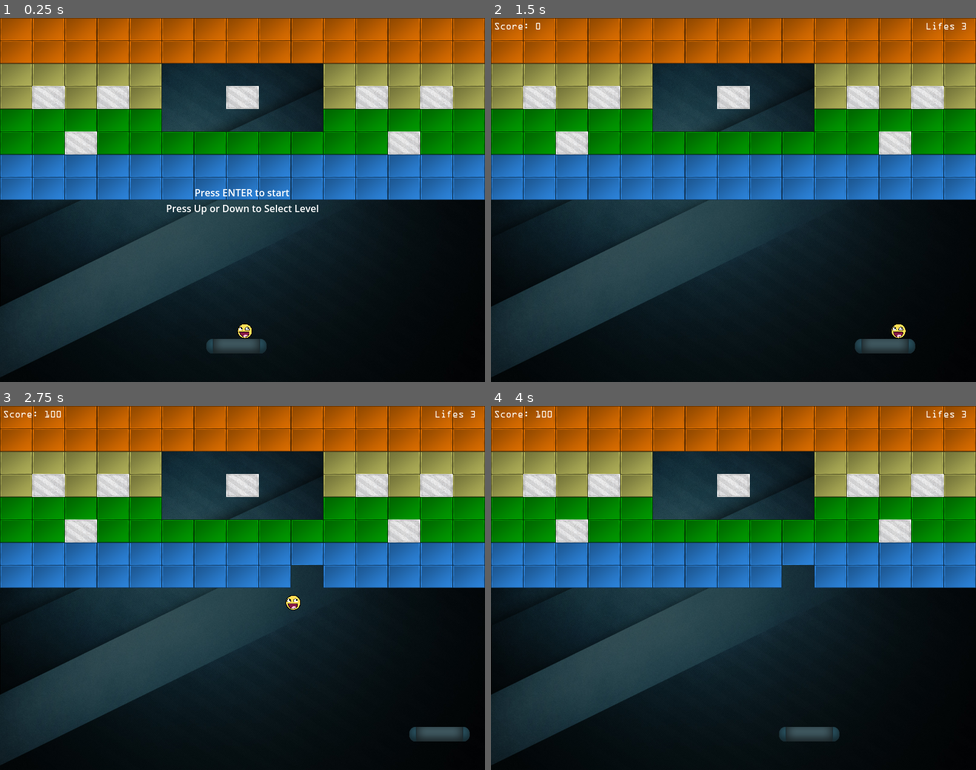
Above: before the commit, frames 1-4 (two rows, left to right).
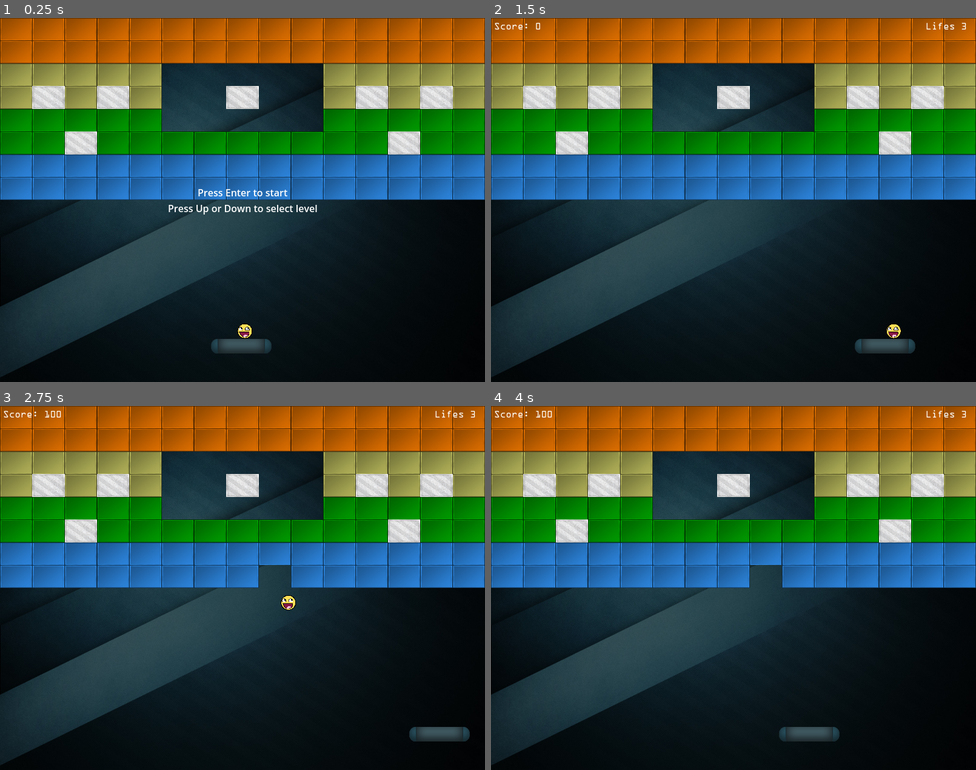
Above: after the commit, the same moments.

Repository: Drahiri/Breakout
Game: Godot game, scene res://main.tscn
Two runs of this game, one before a commit and one after it. Both use one fixed random seed, a clock stepped at 60 frames per second and the inputs below.
Inputs:
- Up to frame 1 (0.25 s): no input
- Up to frame 2 (1.5 s): tap Enter (start_game) at 0.5 s; hold Right (move_right) 0.53-1.28 s; tap Up (next_level) at 0.6 s; hold Left (move_left) from 1.28 s (still down); tap Down (previous_level) at 1.35 s
- Up to frame 3 (2.75 s): release Left (move_left) at 2.03 s; hold Right (move_right) from 2.03 s (still down); tap Space (release_ball) at 2.1 s
- Up to frame 4 (4 s): tap Enter (start_game) at 2.85 s; release Right (move_right) at 3.53 s; hold Left (move_left) from 3.53 s (still down); tap Up (next_level) at 3.6 s

The runs differ from the first frame. In frame 1, 0.7% of the frame differs, in the area x 34-66%, y 47-93%; in frame 2, less than 0.1%; in frame 3, 0.9%, in the area x 53-67%, y 43-57%; in frame 4, 0.8%.

Commit message:
Implement winning situation

Diff:
--- a/ball.gd
+++ b/ball.gd
@@ -53,6 +53,13 @@
 	velocity = velocity.bounce(collision_normal)
 
 
+func reset(reset_position: Vector2):
+	sticky = false
+	speed = initial_speed
+	position = Vector2(reset_position.x, reset_position.y - 25.0)
+	$Sprite2D.self_modulate = Color(1.0, 1.0, 1.0)
+	set_physics_process(false)
+
 #region Effects
 func _on_pasthrough_activated():
 	passthrough = true
@@ -66,6 +73,7 @@
 
 func _on_speed_activated(multiplier: float):
 	speed *= multiplier
+	velocity = velocity.normalized() * speed
 
 
 func _on_sticky_activated():
@@ -74,4 +82,6 @@
 
 func _on_sticky_deactivated():
 	sticky = false
+	stuck = false
+	velocity = _after_stuck_velocity
 #endregion
--- a/ball.tscn
+++ b/ball.tscn
@@ -7,7 +7,6 @@
 radius = 12.5
 
 [node name="Ball" type="CharacterBody2D"]
-position = Vector2(403, 510)
 collision_mask = 131
 script = ExtResource("1_c4jrs")
 metadata/_edit_group_ = true
--- a/gui.gd
+++ b/gui.gd
@@ -15,3 +15,10 @@
 
 func update_score(score: int):
 	$Score.text = "Score: %d" % score
+
+
+func won(score: int):
+	$Lifes.hide()
+	$Score.hide()
+	$Center.text = "YOU WON! SCORED: %d\nPress Up or Down to select level" % score
+	$Center.show()
--- a/gui.tscn
+++ b/gui.tscn
@@ -47,6 +47,6 @@
 offset_bottom = 11.5
 grow_horizontal = 2
 grow_vertical = 2
-text = "Press ENTER to start
-Press Up or Down to Select Level"
+text = "Press Enter to start
+Press Up or Down to select level"
 horizontal_alignment = 1
--- a/level.gd
+++ b/level.gd
@@ -8,6 +8,7 @@
 var _offset: Vector2
 
 signal scored
+signal completed
 
 var power_up_scenes = {
 	"chaos": preload("res://power_ups/power_up_chaos.tscn"),
@@ -89,3 +90,5 @@
 	_block_count -= 1
 	_spawn_power_up(location)
 	scored.emit()
+	if _block_count == 0:
+		completed.emit()
--- a/main.gd
+++ b/main.gd
@@ -57,8 +57,22 @@
 	level.load_level(filename)
 	levels_scenes.append(level)
 	level.scored.connect(_on_scored)
+	level.completed.connect(_on_completed)
 	remove_child(level)
 
 func _on_scored():
 	score += 100
 	$GUI.update_score(score)
+
+
+func _on_completed():
+	$Paddle.reset()
+	$Ball.reset($Paddle.position)
+	$GUI.won(score)
+	await get_tree().create_timer(3.0).timeout
+	levels_scenes[current_level].queue_free()
+	levels_scenes.remove_at(current_level)
+	if current_level > len(levels_scenes):
+		current_level -= 1
+	_change_level()
+	set_process_input(true)
--- a/main.tscn
+++ b/main.tscn
@@ -33,6 +33,7 @@
 expand_mode = 1
 
 [node name="Paddle" parent="." instance=ExtResource("4_6sutl")]
+position = Vector2(398, 541)
 
 [node name="Ball" parent="." instance=ExtResource("5_jstb8")]
 position = Vector2(404, 516)
--- a/paddle.gd
+++ b/paddle.gd
@@ -15,6 +15,12 @@
 	move_and_collide(Vector2(direction * speed * delta, 0))
 
 
+func reset():
+	scale.x = 1.0
+	position.x = get_viewport_rect().size.x / 2
+	$Sprite2D.self_modulate = Color(1.0, 1.0, 1.0)
+	set_physics_process(false)
+
 #region Effects
 func _on_increase_activated(increase_by: float):
 	scale.x += increase_by
--- a/paddle.tscn
+++ b/paddle.tscn
@@ -8,7 +8,6 @@
 height = 100.0
 
 [node name="Paddle" type="CharacterBody2D"]
-position = Vector2(390, 541)
 collision_layer = 2
 collision_mask = 128
 script = ExtResource("1_874vc")
